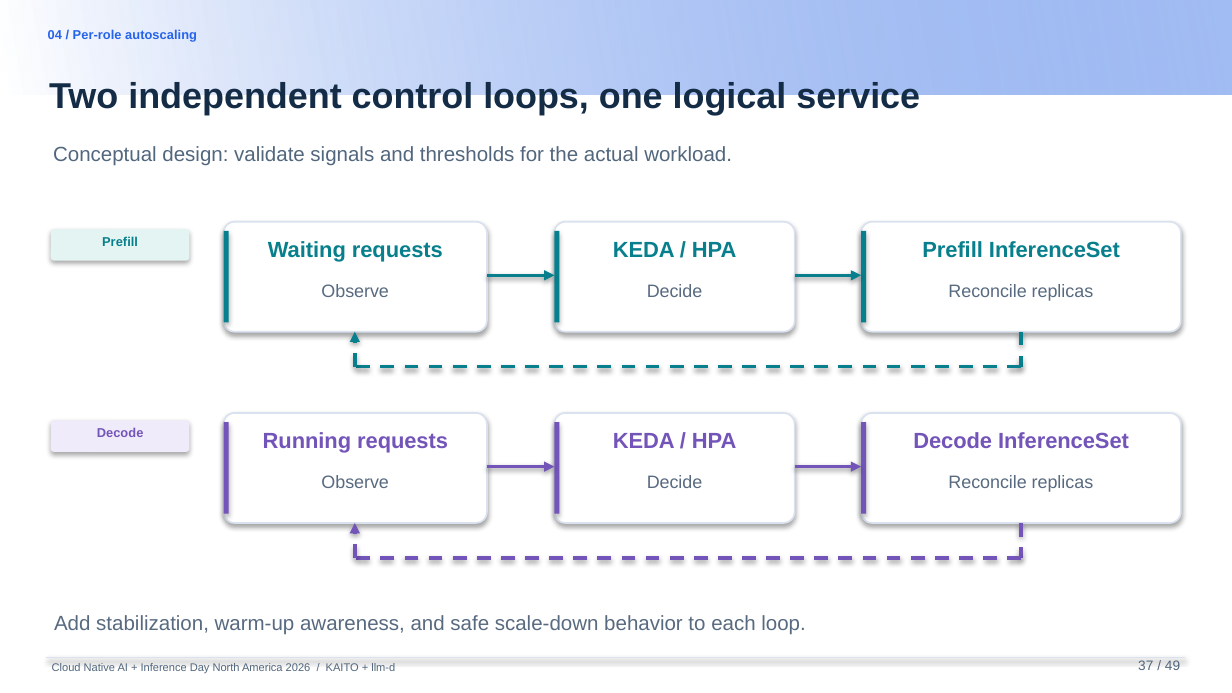
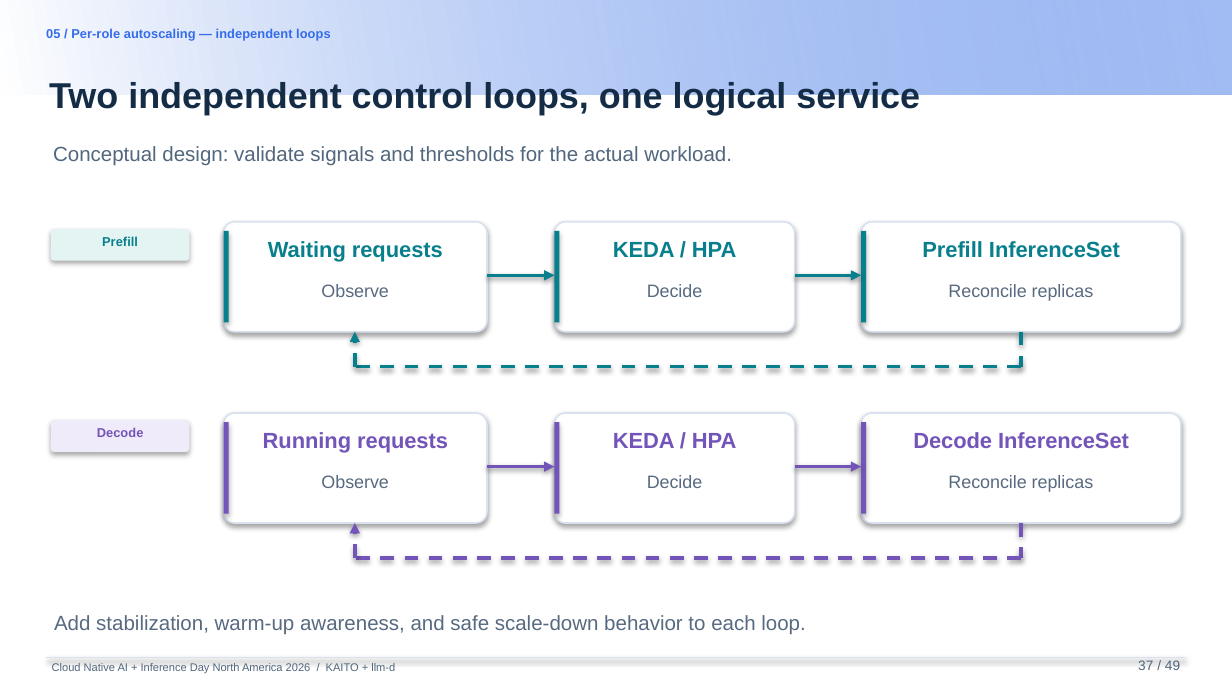
Before and after one commit to andyzhangx/demo, a slide deck: slide 35 of llm/pd-disaggregation/kubecon-na-2026-pd-disaggregation-kaito-llmd.pptx. Drawn at 1232x693 pixels with LibreOffice and Linux fonts; fonts in the diff are those of the drawing; background and template pictures are left out. Boxes give left, top, right and bottom in pixels: in the first picture for what was removed or moved away, otherwise in the second. Text is boxed around its words. In the diff, an @@ line names an element or a change of style, - is before the commit and + after.

```diff
--- a/llm/pd-disaggregation/kubecon-na-2026-pd-disaggregation-kaito-llmd.pptx
+++ b/llm/pd-disaggregation/kubecon-na-2026-pd-disaggregation-kaito-llmd.pptx
@@ text at bbox=[46, 28, 330, 41]: text changed; text colour #2563EB to #346CEC @@
-04 / Per-role autoscaling
+05 / Per-role autoscaling — independent loops
```
Also in this commit, not shown: 30 other slides changed.
